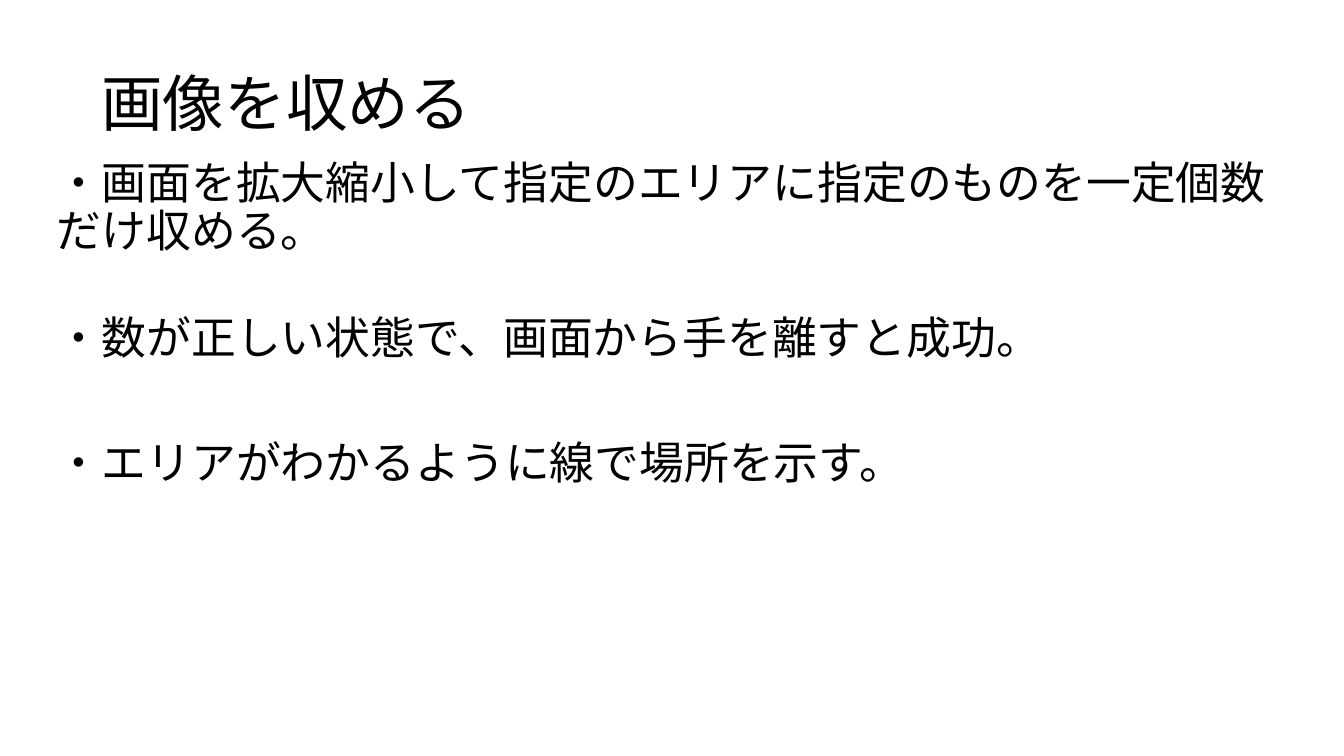
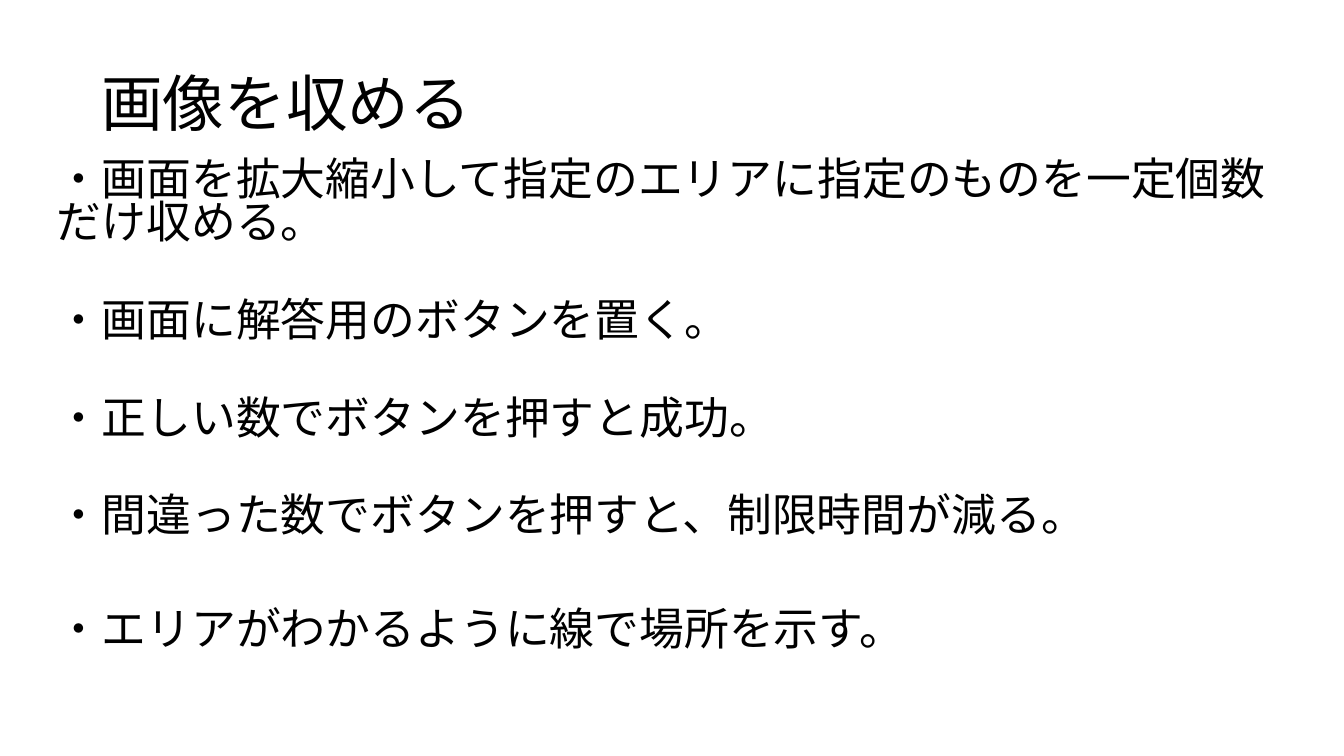
Before and after one commit to JJC-Game/2023_9gatsu_TeamProject03, a slide deck: slide 27 of Etc/企画書/企画書.pptx. Drawn at 1344x756 pixels with LibreOffice and Linux fonts; fonts in the diff are those of the drawing. Boxes give left, top, right and bottom in pixels: in the first picture for what was removed or moved away, otherwise in the second. Text is boxed around its words. In the diff, an @@ line names an element or a change of style, - is before the commit and + after.

```diff
--- a/Etc/企画書/企画書.pptx
+++ b/Etc/企画書/企画書.pptx
@@ text at [57,157,1266,649]: line spacing 0.9 to 0.8 @@
@@ text at [57,298,1086,535]: text changed @@
-・数が正しい状態で、画面から手を離すと成功。
+・画面に解答用のボタンを置く。
+・正しい数でボタンを押すと成功。
+・間違った数でボタンを押すと、制限時間が減る。
```
Also in this commit, not shown: 1 other slide changed.
